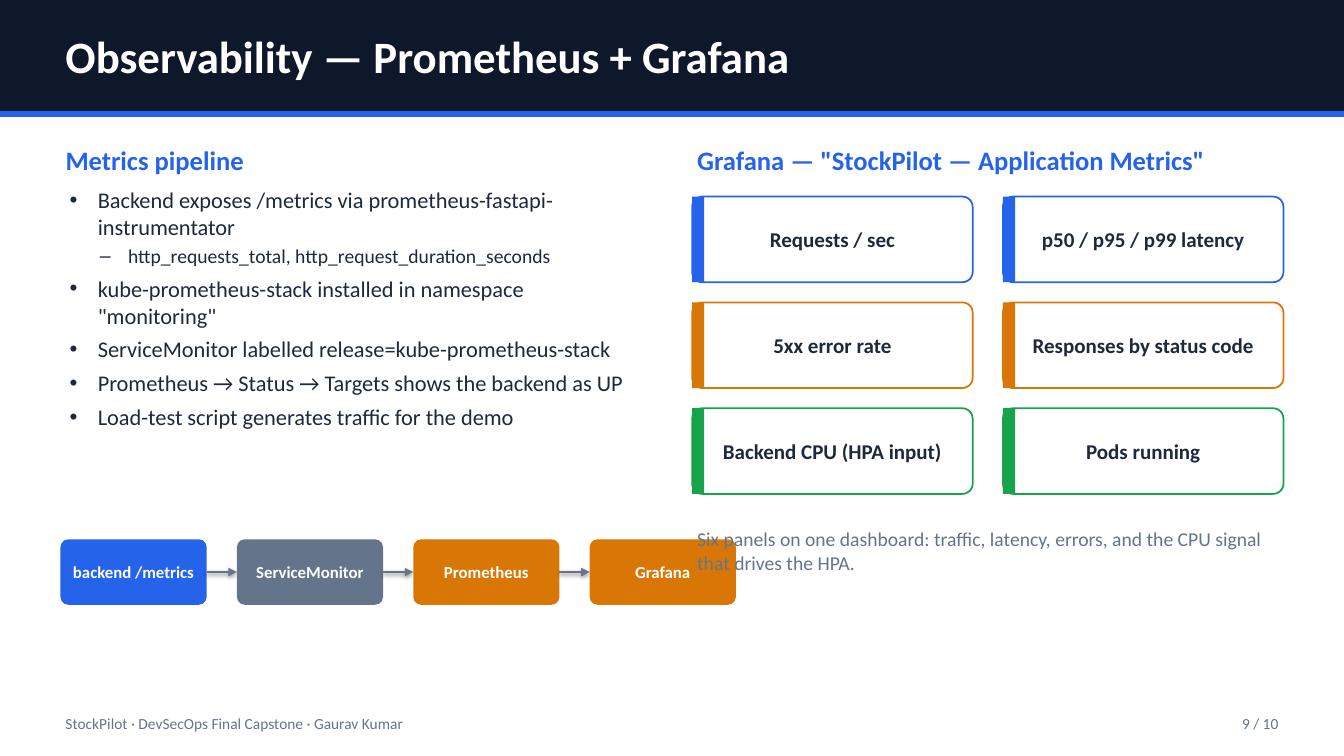
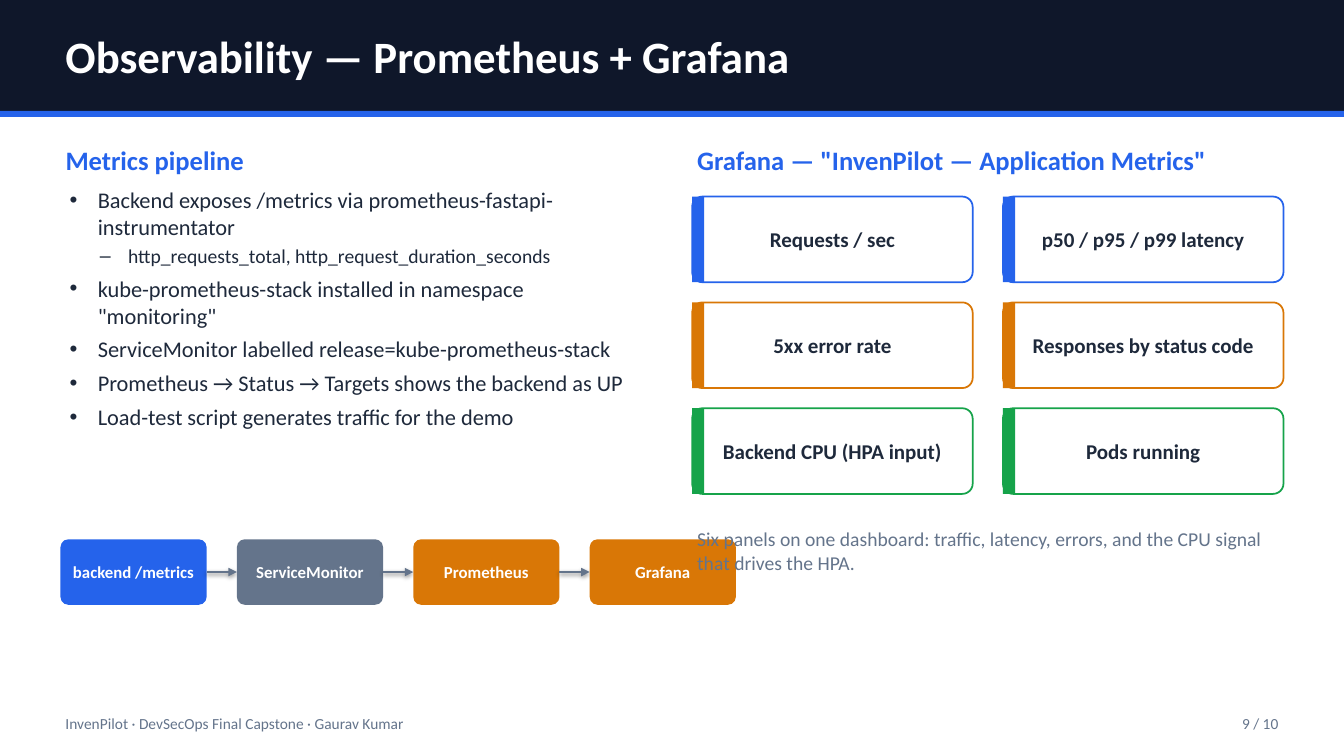
Before and after one commit to Gaurakumar-s/invenpilot-devsecops, a slide deck: slide 9 of demo/slides.pptx. Drawn at 1344x756 pixels with LibreOffice and Linux fonts; fonts in the diff are those of the drawing. Boxes give left, top, right and bottom in pixels: in the first picture for what was removed or moved away, otherwise in the second. Text is boxed around its words. In the diff, an @@ line names an element or a change of style, - is before the commit and + after.

Commit message:
docs: regenerate slides and local screenshots under the InvenPilot name

```diff
--- a/demo/slides.pptx
+++ b/demo/slides.pptx
@@ text at [697, 151, 1206, 175]: text changed @@
-Grafana — "StockPilot — Application Metrics"
+Grafana — "InvenPilot — Application Metrics"
@@ text at [65, 718, 403, 732]: text changed @@
-StockPilot · DevSecOps Final Capstone · Gaurav Kumar
+InvenPilot · DevSecOps Final Capstone · Gaurav Kumar
```
Also in this commit, not shown: 9 other slides changed, 7 other files.
